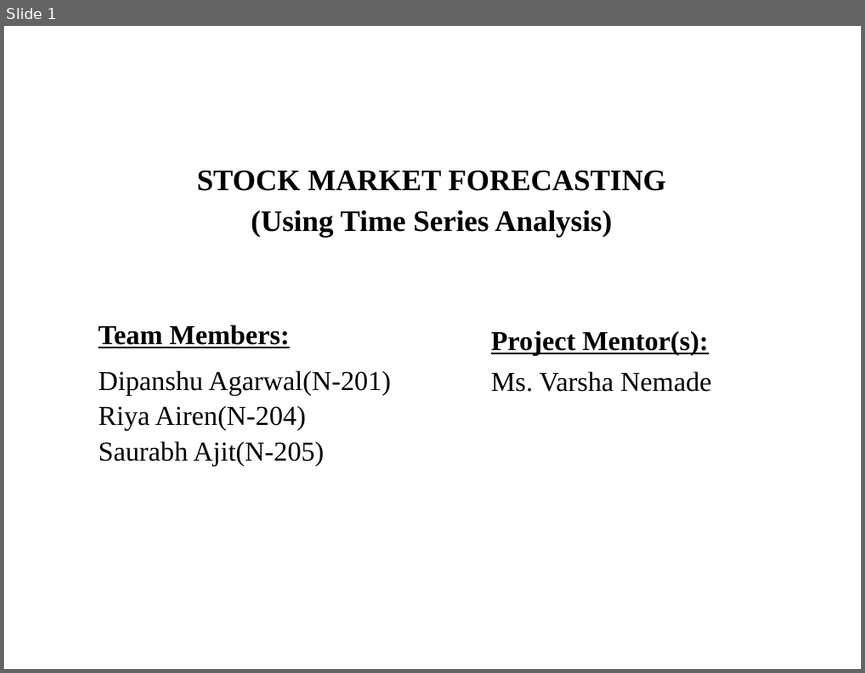
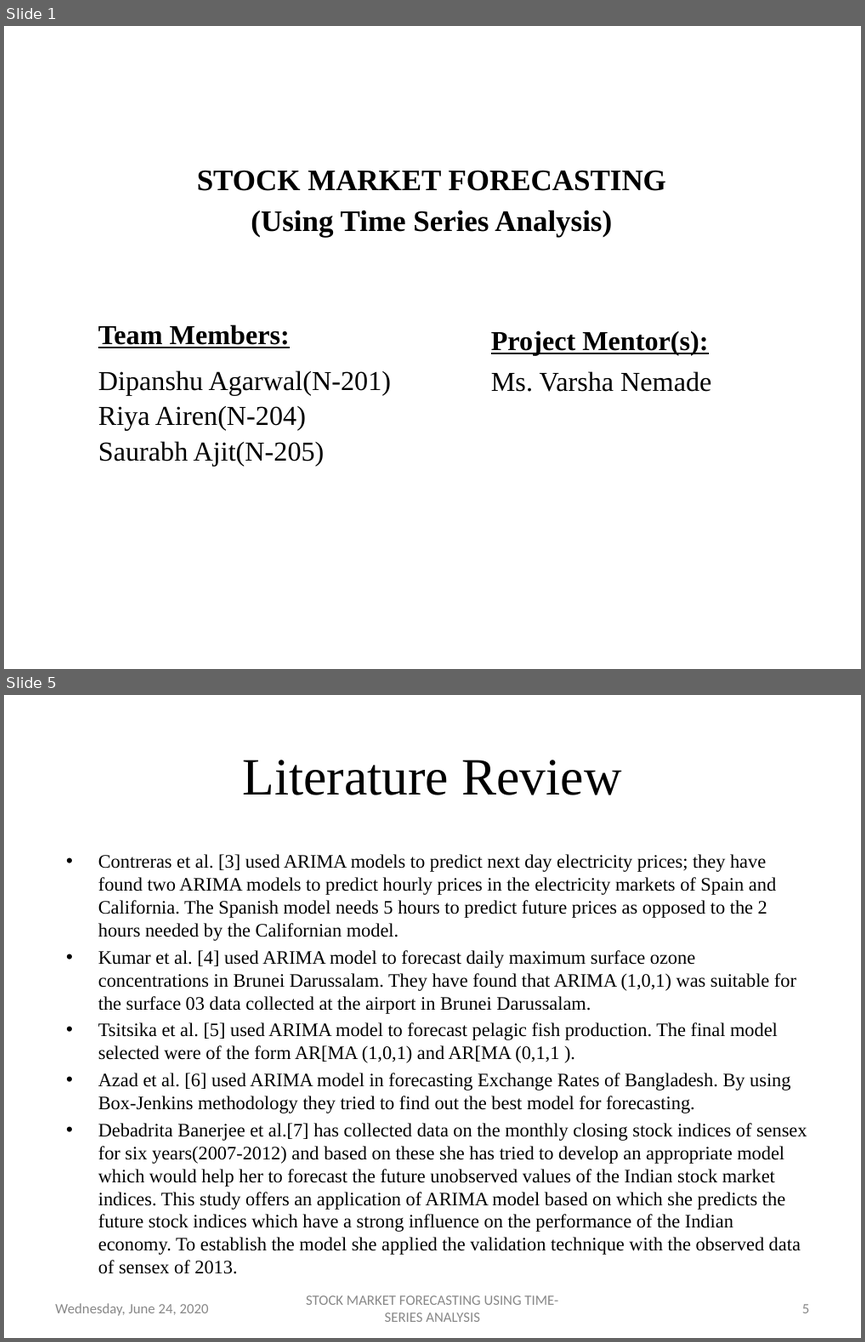
Before and after one commit to dipanshuagarwal/Stock-Market-Forecasting, a slide deck: Meetings/TIP - 10-06-2020.pptx. Shown one above the other, each under a label of ours: slide 1 before the commit, slides 1 and 5 after it; the slides between them are not shown. The pictures are 865x673 and 865x1342 pixels, drawn with LibreOffice and Linux fonts; fonts in the diff are those of the drawing; background and template pictures are left out. Boxes give left, top, right and bottom in pixels: in the first picture for what was removed or moved away, otherwise in the second. Text is boxed around its words. In the diff, an @@ line names an element or a change of style, - is before the commit and + after.

```diff
--- a/Meetings/TIP - 10-06-2020.pptx
+++ b/Meetings/TIP - 10-06-2020.pptx
@@ slide 5 added at (x1=4, y1=695, x2=861, y2=1338), background picture (left out) @@
@@ title added at (x1=243, y1=760, x2=621, y2=795), 44 pt, text #000000 @@
+Literature Review
@@ text added at (x1=98, y1=854, x2=807, y2=1274), 16 pt, text #000000 @@
+• Contreras et al. [3] used ARIMA models to predict next day electricity prices; they have found two ARIMA models to predict hourly prices in the electricity markets of Spain and California. The Spanish model needs 5 hours to predict future prices as opposed to the 2 hours needed by the Californian model.
+• Kumar et al. [4] used ARIMA model to forecast daily maximum surface ozone concentrations in Brunei Darussalam. They have found that ARIMA (1,0,1) was suitable for the surface 03 data collected at the airport in Brunei Darussalam.
+• Tsitsika et al. [5] used ARIMA model to forecast pelagic fish production. The final model selected were of the form AR[MA (1,0,1) and AR[MA (0,1,1 ).
+• Azad et al. [6] used ARIMA model in forecasting Exchange Rates of Bangladesh. By using Box-Jenkins methodology they tried to find out the best model for forecasting.
+• Debadrita Banerjee et al.[7] has collected data on the monthly closing stock indices of sensex for six years(2007-2012) and based on these she has tried to develop an appropriate model which would help her to forecast the future unobserved values of the Indian stock market indices. This study offers an application of ARIMA model based on which she predicts the future stock indices which have a strong influence on the performance of the Indian economy. To establish the model she applied the validation technique with the observed data of sensex of 2013.
@@ text added at (x1=55, y1=1303, x2=209, y2=1315), 12 pt, text #888888 @@
+Wednesday, June 24, 2020
@@ text added at (x1=306, y1=1295, x2=558, y2=1321), 12 pt, text #888888 @@
+STOCK MARKET FORECASTING USING TIME-SERIES ANALYSIS
@@ page number added at (x1=802, y1=1304, x2=809, y2=1313), 12 pt, text #888888 @@
+5
```
Also in this commit, not shown: 19 slides changed, 4 other slides added, 3 slides removed, 17 other files.
